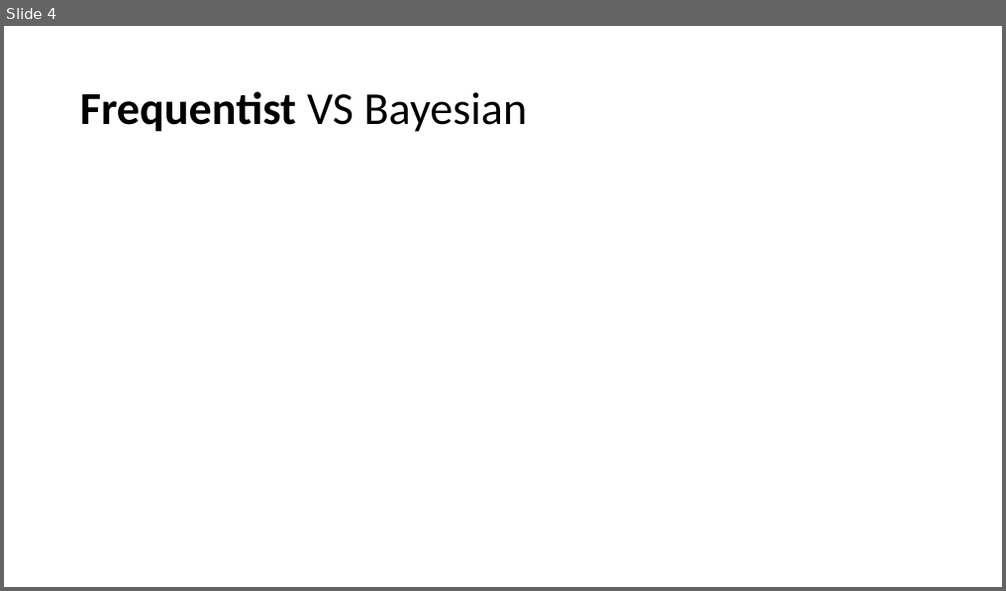
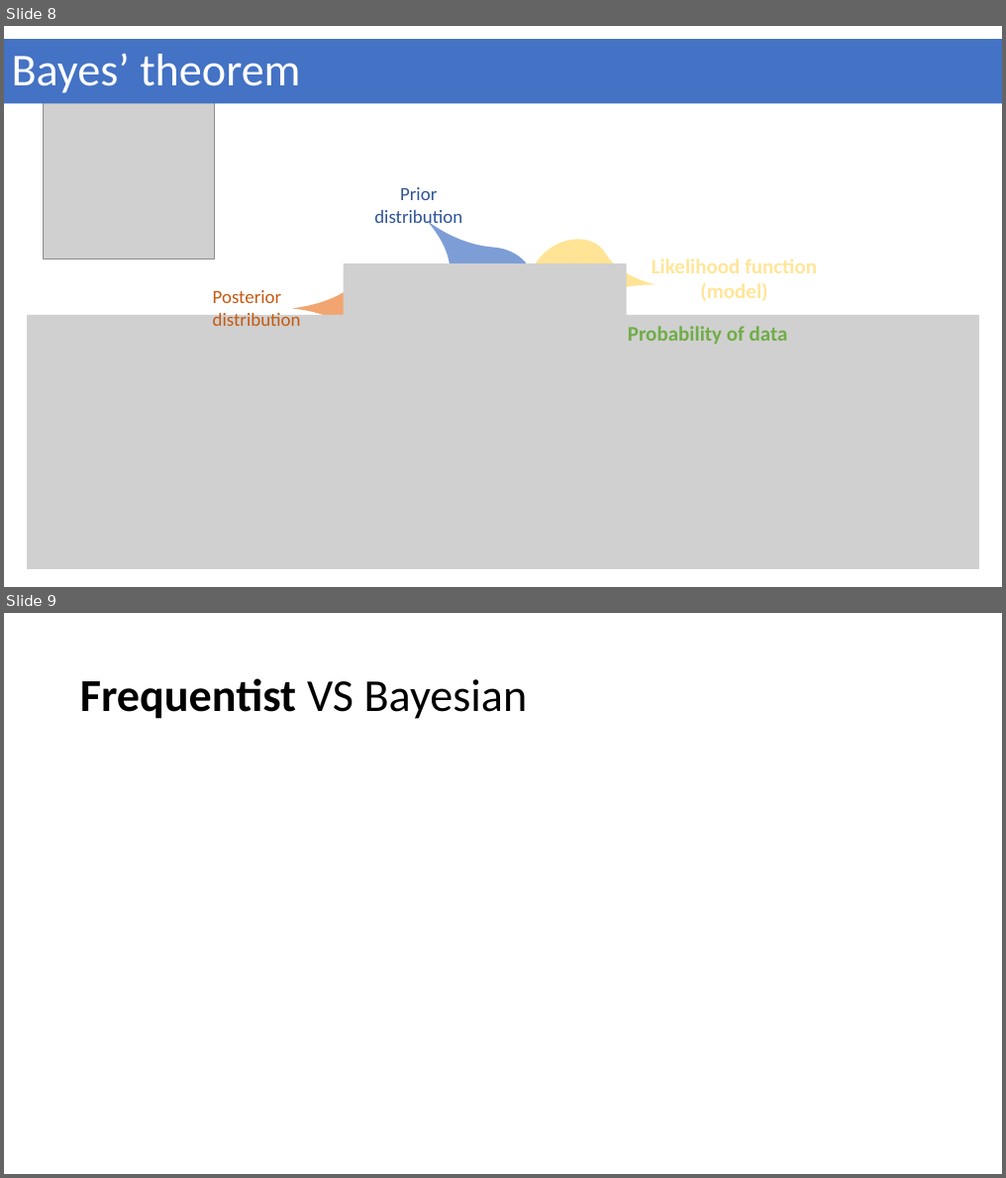
Before and after one commit to geek-lunch/workshops, a slide deck: Intro_to_bayesian/bayesian_stats_with_stan_and_brms.pptx. Shown one above the other, each under a label of ours: slide 4 before the commit, slides 8 and 9 after it. The pictures are 1006x591 and 1006x1178 pixels, drawn with LibreOffice and Linux fonts; fonts in the diff are those of the drawing; grey boxes stand for pictures. Boxes give left, top, right and bottom in pixels: in the first picture for what was removed or moved away, otherwise in the second. Text is boxed around its words. In the diff, an @@ line names an element or a change of style, - is before the commit and + after.

Commit message:
added details to illustrate Bayes theorem and its philosophy background

```diff
--- a/Intro_to_bayesian/bayesian_stats_with_stan_and_brms.pptx
+++ b/Intro_to_bayesian/bayesian_stats_with_stan_and_brms.pptx
@@ slide 8 added at (4, 26, 1002, 587), background #FFFFFF @@
@@ title added at (4, 39, 1002, 103), fill #4472C4, 44 pt, text #FFFFFF @@
+Bayes’ theorem
@@ picture added at (43, 94, 214, 260) @@
@@ text added at (374, 187, 462, 228), 18 pt, text #2F5597 @@
+Prior distribution
@@ teardrop added at (517, 225, 622, 323), fill #FFD966 at 69% opacity @@
@@ teardrop added at (332, 247, 453, 369), fill #ED7D31 at 69% opacity @@
@@ teardrop added at (448, 244, 536, 315), fill #4472C4 at 69% opacity @@
@@ text added at (213, 290, 301, 326), 18 pt, text #C55A11 @@
+Posterior
+distribution
@@ picture added at (344, 264, 626, 339) @@
@@ teardrop added at (494, 288, 584, 376), fill #70AD47 at 69% opacity @@
@@ picture added at (27, 315, 979, 570) @@
@@ text added at (628, 326, 788, 345), 20 pt, text #70AD47, bold @@
+Probability of data
@@ what was slide 4 is now slide 9 @@
```
Also in this commit, not shown: 2 slides changed, 5 other slides added, 1 slide removed.
